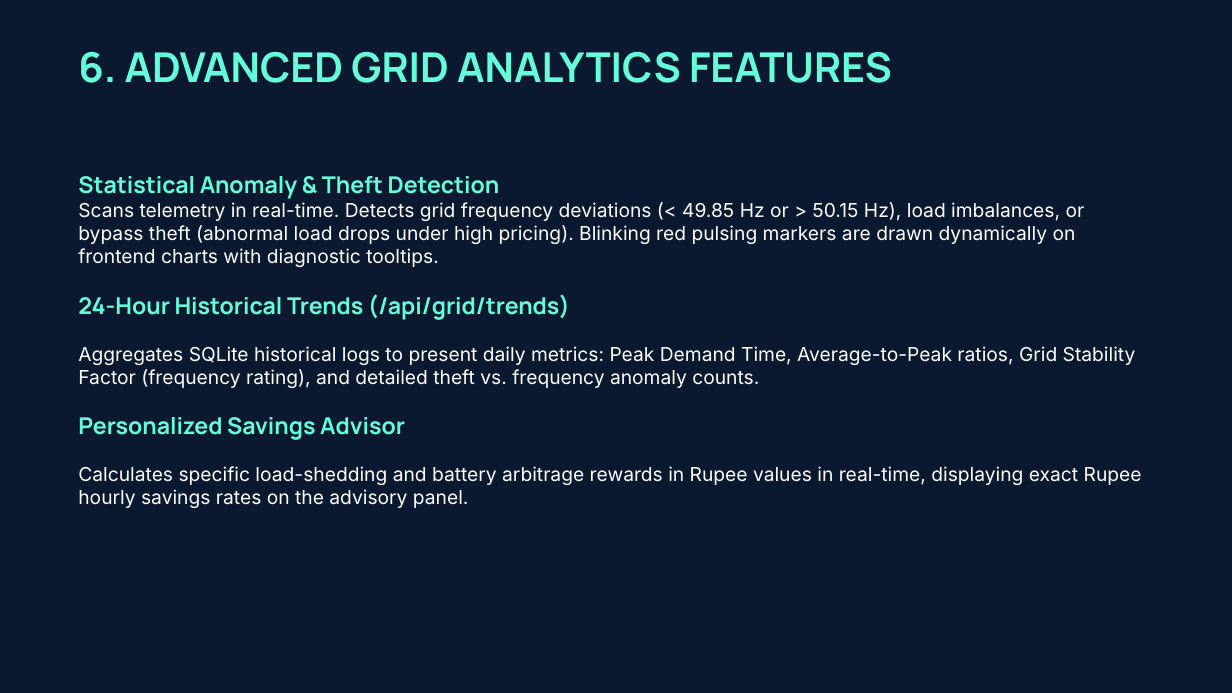
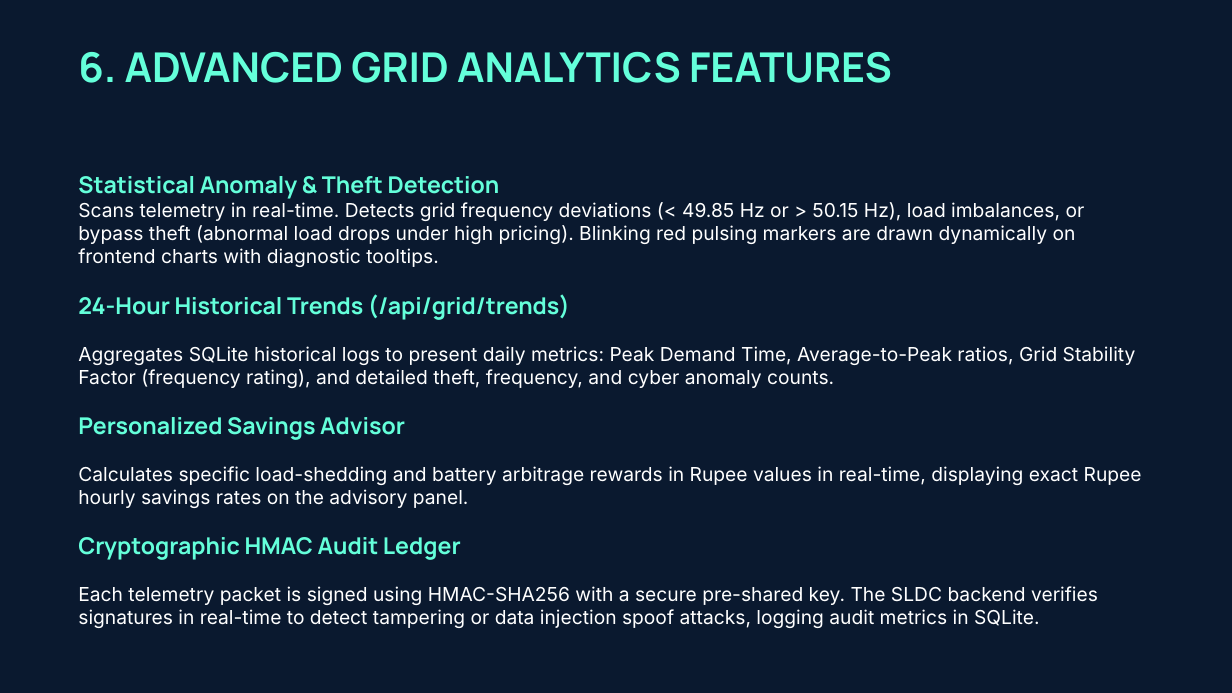
Before and after one commit to shikhasrivastava0574-afk/Smart-Grid-Sync, a slide deck: slide 7 of smart_grid_sync_final_presentation.pptx. Drawn at 1232x693 pixels with LibreOffice and Linux fonts; fonts in the diff are those of the drawing. Boxes give left, top, right and bottom in pixels: in the first picture for what was removed or moved away, otherwise in the second. Text is boxed around its words. In the diff, an @@ line names an element or a change of style, - is before the commit and + after.

Commit message:
feat: implement cryptographic HMAC security audit ledger and spoof cyberattack simulation scenario

```diff
--- a/smart_grid_sync_final_presentation.pptx
+++ b/smart_grid_sync_final_presentation.pptx
@@ text at [78, 294, 1136, 388]: text changed @@
-24-Hour Historical Trends (/api/grid/trends)
-Aggregates SQLite historical logs to present daily metrics: Peak Demand Time, Average-to-Peak ratios, Grid Stability Factor (frequency rating), and detailed theft vs. frequency anomaly counts.
+24-Hour Historical Trends (/api/grid/trends)
+Aggregates SQLite historical logs to present daily metrics: Peak Demand Time, Average-to-Peak ratios, Grid Stability Factor (frequency rating), and detailed theft, frequency, and cyber anomaly counts.
@@ text at [78, 537, 1098, 628]: paragraph added @@
+Cryptographic HMAC Audit Ledger
+Each telemetry packet is signed using HMAC-SHA256 with a secure pre-shared key. The SLDC backend verifies signatures in real-time to detect tampering or data injection spoof attacks, logging audit metrics in SQLite.
```
Also in this commit, not shown: 8 other files.
